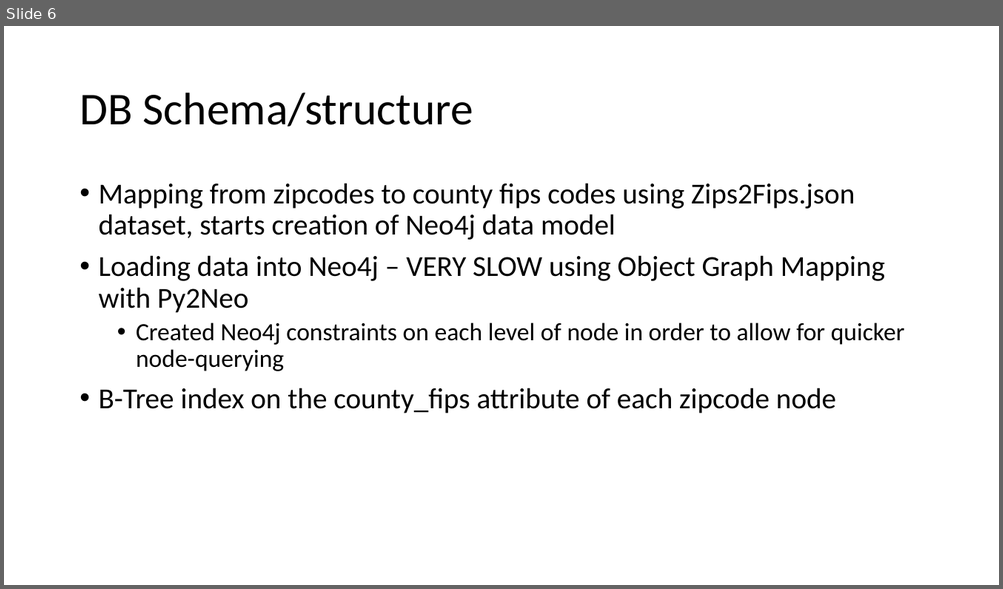
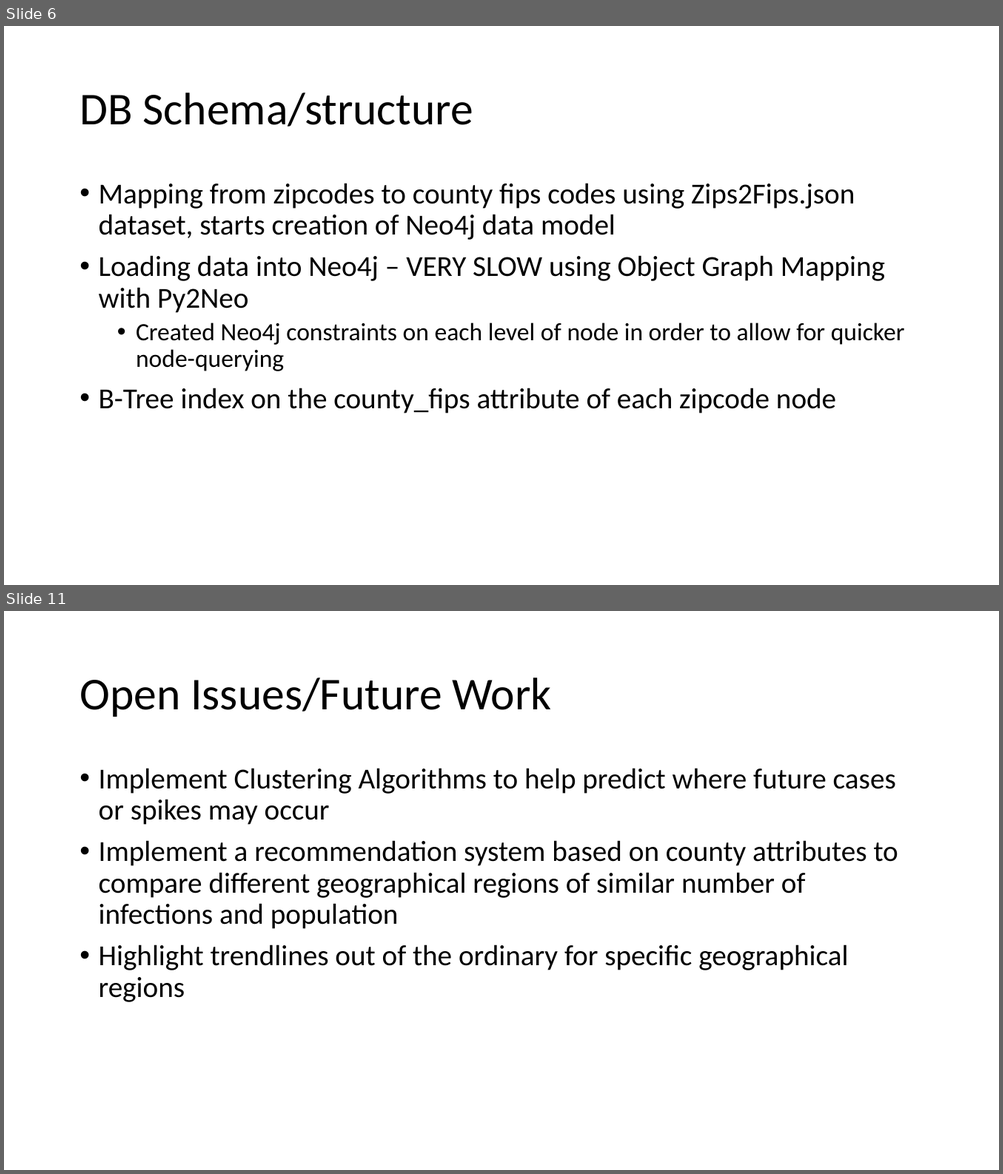
Before and after one commit to abpwrs/ece-5995-fa20-final-project, a slide deck: Final_presentation.pptx. Shown one above the other, each under a label of ours: slide 6 before the commit, slides 6 and 11 after it; the slides between them are not shown. The pictures are 1003x589 and 1003x1174 pixels, drawn with LibreOffice and Linux fonts; fonts in the diff are those of the drawing. Boxes give left, top, right and bottom in pixels: in the first picture for what was removed or moved away, otherwise in the second. Text is boxed around its words. In the diff, an @@ line names an element or a change of style, - is before the commit and + after.

```diff
--- a/Final_presentation.pptx
+++ b/Final_presentation.pptx
@@ slide 11 added at [4, 611, 999, 1170], background #FFFFFF @@
@@ title added at [79, 678, 552, 717], 44 pt, text #000000 @@
+Open Issues/Future Work
@@ text added at [99, 768, 898, 1002], 28 pt, text #000000 @@
+• Implement Clustering Algorithms to help predict where future cases or spikes may occur
+• Implement a recommendation system based on county attributes to compare different geographical regions of similar number of infections and population
+• Highlight trendlines out of the ordinary for specific geographical regions
```
Also in this commit, not shown: 4 other slides added, 1 slide removed.
